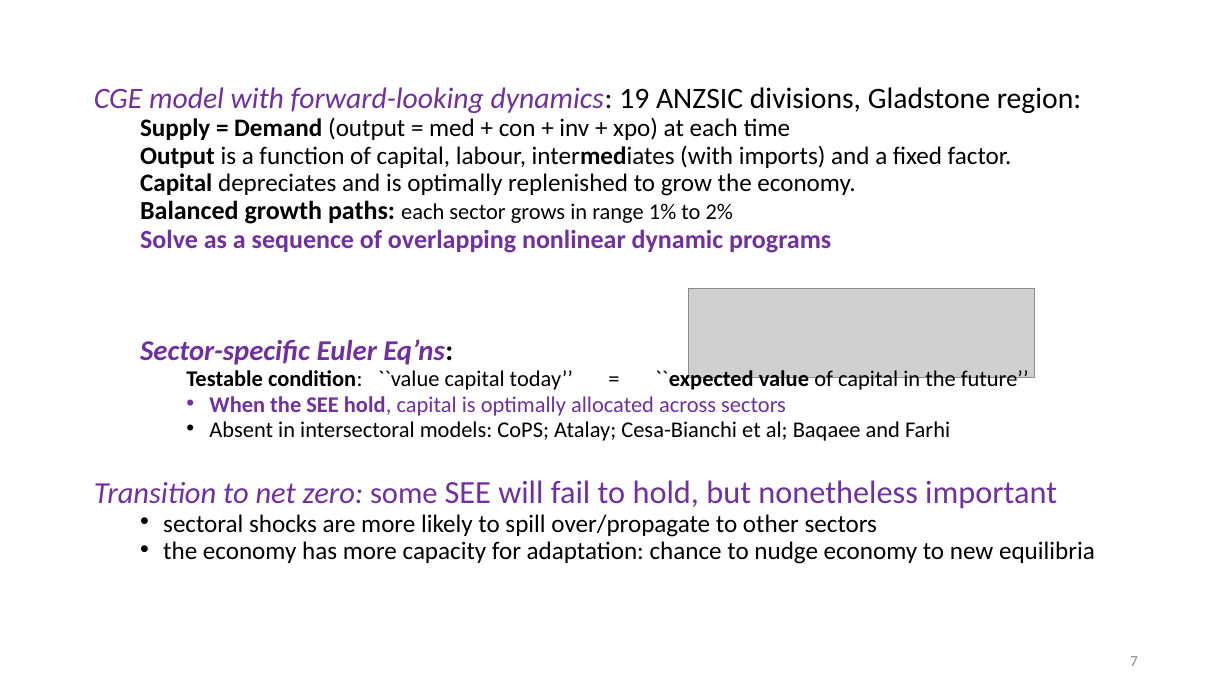
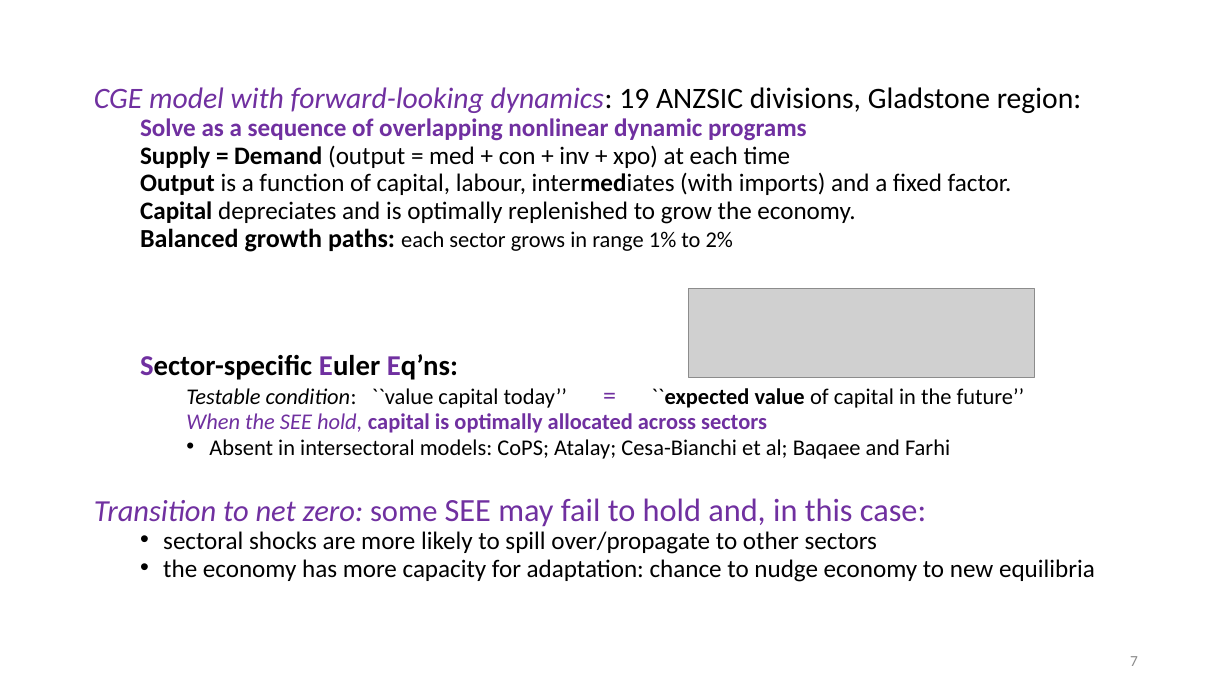
Before and after one commit to patrickocal/gladstone, a slide deck: slide 7 of powerpoint/glad-slides.pptx. Drawn at 1232x693 pixels with LibreOffice and Linux fonts; fonts in the diff are those of the drawing; grey boxes stand for pictures. Boxes give left, top, right and bottom in pixels: in the first picture for what was removed or moved away, otherwise in the second. Text is boxed around its words. In the diff, an @@ line names an element or a change of style, - is before the commit and + after.

```diff
--- a/powerpoint/glad-slides.pptx
+++ b/powerpoint/glad-slides.pptx
@@ text at [140,118,807,141]: paragraph added @@
+  Solve as a sequence of overlapping nonlinear dynamic programs
@@ text at [140,229,831,253]: paragraph removed @@
-  Solve as a sequence of overlapping nonlinear dynamic programs
@@ text at [140,354,1025,433]: text colour #7030A0 to #000000, italic off in "Sector-specific Euler Eq’ns:"; size 17.5 to 20.3 pt, text colour #000000 to #7030A0 in "="; bold off, italic on in "Testable condition:", "When the SEE hold,"; bold on in "capital is optimally allocated across sectors"; bullet • to none @@
@@ text at [94,498,926,527]: text changed @@
-Transition to net zero: some SEE will fail to hold, but nonetheless important
+Transition to net zero: some SEE may fail to hold and, in this case:
```
Also in this commit, not shown: 8 other slides changed, 1 other file.
